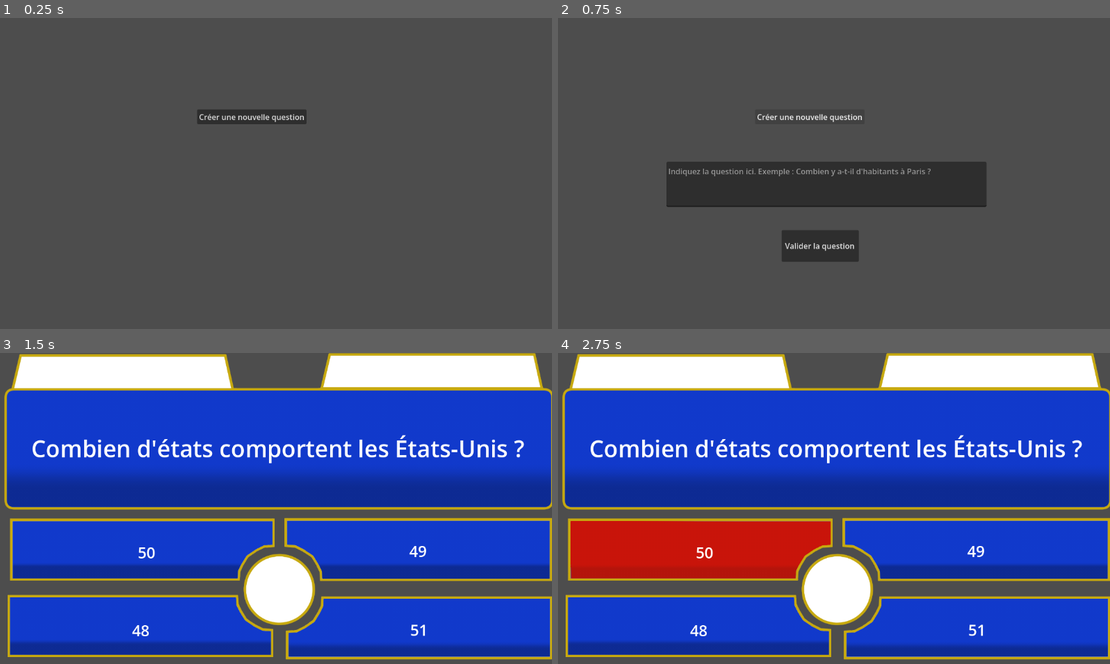
Above: before the commit, frames 1-4 (two rows, left to right).
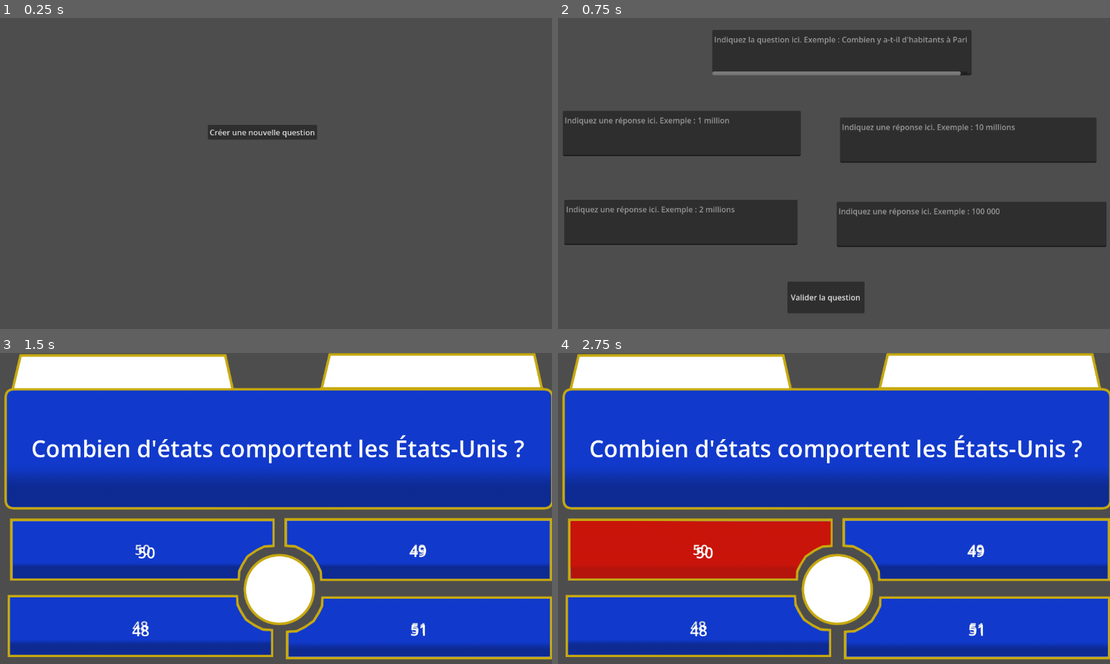
Above: after the commit, the same moments.

Repository: GeekhaNoth/projet-lab
Game: Godot game, scene res://scene/question_maker.tscn
Same seed, same stepped clock (60 frames per second), same inputs: the game is played once before the commit and once after it.
Inputs (mouse positions are in pixels of both pictures, inside the frame that each line leads up to):
- Up to frame 1 (0.25 s): no input
- Up to frame 2 (0.75 s): click "Créer une nouvelle question" at 0.5 s
- Up to frame 3 (1.5 s): click "Valider la question" at 1.25 s
- Up to frame 4 (2.75 s): click (701, 548) at 2.02 s

The runs differ from the first frame. In frame 1, 1.7% of the frame differs, in the area x 35-58%, y 29-40%; in frame 2, 40%, in the area x 0-100%, y 4-95%; in frame 3, 0.1%; in frame 4, 0.1%.

Commit message:
string in question editor put in button of quiz

Diff:
--- a/scene/questionScene.tscn
+++ b/scene/questionScene.tscn
@@ -39,7 +39,7 @@
 [node name="SceneQuiz" type="Node2D" unique_id=1692662690 node_paths=PackedStringArray("buttons")]
 script = ExtResource("1_tx0k3")
 "BonneRéponse" = 2
-buttons = [NodePath("RéponseA/Button"), NodePath("RéponseB/Button"), NodePath("RéponseC/Button"), NodePath("RéponseD/Button")]
+buttons = [NodePath("RéponseA/ButtonA"), NodePath("RéponseB/ButtonB"), NodePath("RéponseC/ButtonC"), NodePath("RéponseD/ButtonD")]
 
 [node name="Question" type="Node2D" parent="." unique_id=1986096530 groups=["txt"]]
 
@@ -77,13 +77,15 @@
 
 [node name="RéponseA" type="Node2D" parent="." unique_id=1179512933 groups=["txt"]]
 
-[node name="Button" type="Button" parent="RéponseA" unique_id=123329464]
+[node name="ButtonA" type="Button" parent="RéponseA" unique_id=123329464]
 offset_left = 26.0
 offset_top = 342.0
 offset_right = 949.0
 offset_bottom = 565.0
 scale = Vector2(0.6, 0.6)
+theme_override_font_sizes/font_size = 48
 action_mode = 0
+text = "50"
 icon = ExtResource("3_2nl1b")
 flat = true
 icon_alignment = 1
@@ -134,14 +136,17 @@
 
 [node name="RéponseB" type="Node2D" parent="." unique_id=278708774 groups=["txt"]]
 
-[node name="Button" type="Button" parent="RéponseB" unique_id=195798663]
+[node name="ButtonB" type="Button" parent="RéponseB" unique_id=195798663]
 offset_left = 595.0
 offset_top = 341.0
 offset_right = 1528.0
 offset_bottom = 567.0
 scale = Vector2(0.6, 0.6)
+theme_override_font_sizes/font_size = 48
+text = "49"
 icon = ExtResource("4_2jru6")
 flat = true
+icon_alignment = 1
 
 [node name="Texte" type="Node2D" parent="RéponseB" unique_id=1246548316]
 
@@ -188,14 +193,17 @@
 
 [node name="RéponseC" type="Node2D" parent="." unique_id=682637463 groups=["txt"]]
 
-[node name="Button" type="Button" parent="RéponseC" unique_id=1665932184]
+[node name="ButtonC" type="Button" parent="RéponseC" unique_id=1665932184]
 offset_left = 21.0
 offset_top = 501.0
 offset_right = 947.0
 offset_bottom = 724.0
 scale = Vector2(0.6, 0.6)
+theme_override_font_sizes/font_size = 48
+text = "48"
 icon = ExtResource("5_6vunt")
 flat = true
+icon_alignment = 1
 
 [node name="Texte" type="Node2D" parent="RéponseC" unique_id=1074498151]
 
@@ -242,14 +250,17 @@
 
 [node name="RéponseD" type="Node2D" parent="." unique_id=1723032435 groups=["txt"]]
 
-[node name="Button" type="Button" parent="RéponseD" unique_id=1650336953]
+[node name="ButtonD" type="Button" parent="RéponseD" unique_id=1650336953]
 offset_left = 598.0
 offset_top = 504.0
 offset_right = 1527.0
 offset_bottom = 729.0
 scale = Vector2(0.6, 0.6)
+theme_override_font_sizes/font_size = 48
+text = "51"
 icon = ExtResource("6_18e6o")
 flat = true
+icon_alignment = 1
 
 [node name="Texte" type="Node2D" parent="RéponseD" unique_id=1817513793]
 
--- a/scene/question_maker.tscn
+++ b/scene/question_maker.tscn
@@ -2,30 +2,62 @@
 
 [ext_resource type="Script" uid="uid://b8fg2cjd4x8ek" path="res://scripts/questionMaker.gd" id="1_u0xl1"]
 
-[node name="QuestionMaker" type="Node2D" unique_id=1670134801 node_paths=PackedStringArray("buttonCreateQuestion", "buttonCreateScene", "textEdit")]
+[node name="QuestionMaker" type="Node2D" unique_id=1670134801 node_paths=PackedStringArray("buttonCreateQuestion", "buttonCreateScene", "textEdit", "allTextEdit")]
 script = ExtResource("1_u0xl1")
-buttonCreateQuestion = NodePath("Button")
-buttonCreateScene = NodePath("Button2")
-textEdit = NodePath("TextEdit")
+buttonCreateQuestion = NodePath("NewQuestion")
+buttonCreateScene = NodePath("ValidateQuestion")
+textEdit = NodePath("TextEdit/QuestionEdit")
+allTextEdit = NodePath("TextEdit")
 
-[node name="Button" type="Button" parent="." unique_id=1623017771]
-offset_left = 416.0
-offset_top = 190.0
-offset_right = 643.0
-offset_bottom = 221.0
+[node name="NewQuestion" type="Button" parent="." unique_id=1623017771]
+offset_left = 438.0
+offset_top = 222.0
+offset_right = 665.0
+offset_bottom = 253.0
 text = "Créer une nouvelle question"
 
-[node name="Button2" type="Button" parent="." unique_id=1277579025]
-offset_left = 471.0
-offset_top = 441.0
-offset_right = 631.0
-offset_bottom = 507.0
+[node name="ValidateQuestion" type="Button" parent="." unique_id=1277579025]
+offset_left = 483.0
+offset_top = 548.0
+offset_right = 643.0
+offset_bottom = 614.0
 text = "Valider la question"
 
-[node name="TextEdit" type="TextEdit" parent="." unique_id=97666342]
-visible = false
-offset_left = 232.0
-offset_top = 299.0
-offset_right = 896.0
-offset_bottom = 393.0
+[node name="TextEdit" type="Node2D" parent="." unique_id=769660118]
+
+[node name="QuestionEdit" type="TextEdit" parent="TextEdit" unique_id=97666342]
+offset_left = 327.0
+offset_top = 25.0
+offset_right = 865.0
+offset_bottom = 119.0
 placeholder_text = "Indiquez la question ici. Exemple : Combien y a-t-il d'habitants à Paris ?"
+
+[node name="Answer1Edit" type="TextEdit" parent="TextEdit" unique_id=2038593353]
+offset_left = 17.0
+offset_top = 193.0
+offset_right = 511.0
+offset_bottom = 287.0
+placeholder_text = "Indiquez une réponse ici. Exemple : 1 million"
+context_menu_enabled = false
+shortcut_keys_enabled = false
+
+[node name="Answer2Edit" type="TextEdit" parent="TextEdit" unique_id=2080791820]
+offset_left = 592.0
+offset_top = 207.0
+offset_right = 1124.0
+offset_bottom = 301.0
+placeholder_text = "Indiquez une réponse ici. Exemple : 10 millions"
+
+[node name="Answer3Edit" type="TextEdit" parent="TextEdit" unique_id=1125262573]
+offset_left = 20.0
+offset_top = 378.0
+offset_right = 504.0
+offset_bottom = 472.0
+placeholder_text = "Indiquez une réponse ici. Exemple : 2 millions"
+
+[node name="Answer4Edit" type="TextEdit" parent="TextEdit" unique_id=802511103]
+offset_left = 585.0
+offset_top = 382.0
+offset_right = 1145.0
+offset_bottom = 476.0
+placeholder_text = "Indiquez une réponse ici. Exemple : 100 000"
--- a/scripts/questionMaker.gd
+++ b/scripts/questionMaker.gd
@@ -2,13 +2,15 @@
 @export var buttonCreateQuestion : Button
 @export var buttonCreateScene : Button
 @export var textEdit : TextEdit
+@export var allTextEdit: Node2D
+
+var allAnswersArray = []
 
 # Called when the node enters the scene tree for the first time.
 func _ready() -> void:
 	buttonCreateQuestion.pressed.connect(CreateQuestion)
 	buttonCreateScene.pressed.connect(CreateScene)
-	textEdit.hide()
-	buttonCreateScene.hide()
+	changeNodeVisibility(false)
 	pass # Replace with function body.
 
 
@@ -17,19 +19,37 @@
 	pass
 
 func CreateScene():
-	textEdit.hide()
-	buttonCreateScene.hide()
+	changeNodeVisibility(false)
 	buttonCreateQuestion.hide()
 	var sceneQuestion = preload("res://scene/questionScene.tscn").instantiate()
 	add_child(sceneQuestion)
 	var textNodeQuestion = sceneQuestion.get_node("Question/Texte/texte_personnalise")
 	if (textEdit.text != ""):
 		textNodeQuestion.text = textEdit.text
-	else:
-		var test = $SceneQuiz
-		test.texte=false
+		addInCsv(allTextEdit)
+		for string in allAnswersArray:
+			var index = allAnswersArray.find(string, 0)
+			sceneQuestion.buttons[index-1].text = string
 
 func CreateQuestion():
-	textEdit.show()
-	buttonCreateScene.show()
+	buttonCreateQuestion.hide()
+	changeNodeVisibility(true)
 	pass
+
+func addInCsv(allStringsToAdd):
+	var csvFileRoot = "user://quiz.csv"
+	var csvFile
+
+	if FileAccess.file_exists(csvFileRoot):
+		csvFile = FileAccess.open(csvFileRoot, FileAccess.READ_WRITE)
+		csvFile.seek_end()
+	else:
+		csvFile = FileAccess.open(csvFileRoot, FileAccess.WRITE)
+	for child in allStringsToAdd.get_children():
+		allAnswersArray.append('"%s"' % child.text)
+	csvFile.store_line(",".join(allAnswersArray))
+	csvFile.close()
+
+func changeNodeVisibility(state):
+	buttonCreateScene.set_visible(state)
+	allTextEdit.set_visible(state)
--- a/scripts/question_manager.gd
+++ b/scripts/question_manager.gd
@@ -16,8 +16,9 @@
 
 # Called every frame. 'delta' is the elapsed time since the previous frame.
 func _process(_delta):
-	if Engine.is_editor_hint():
-		_changeNodesOfACategoryState(nodetxt, "texte_personnalise", "texte_generique", texte)
+	pass
+	#if Engine.is_editor_hint():
+		#_changeNodesOfACategoryState(nodetxt, "texte_personnalise", "texte_generique", texte)
 
 func _changeNodesOfACategoryState(_nodesCategory, stringNodeCustoms, stringNodeGen, boolCategory):
 	for child in _nodesCategory:
